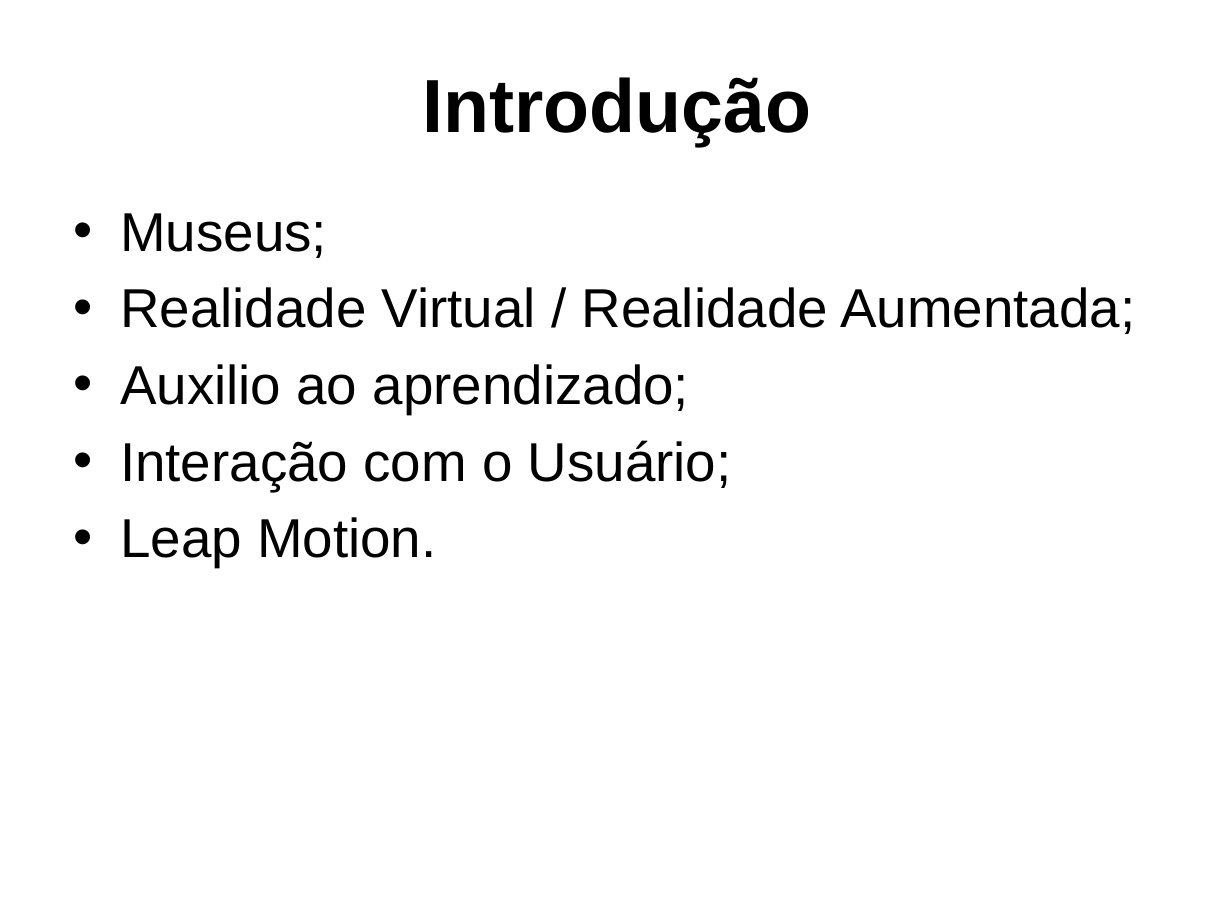
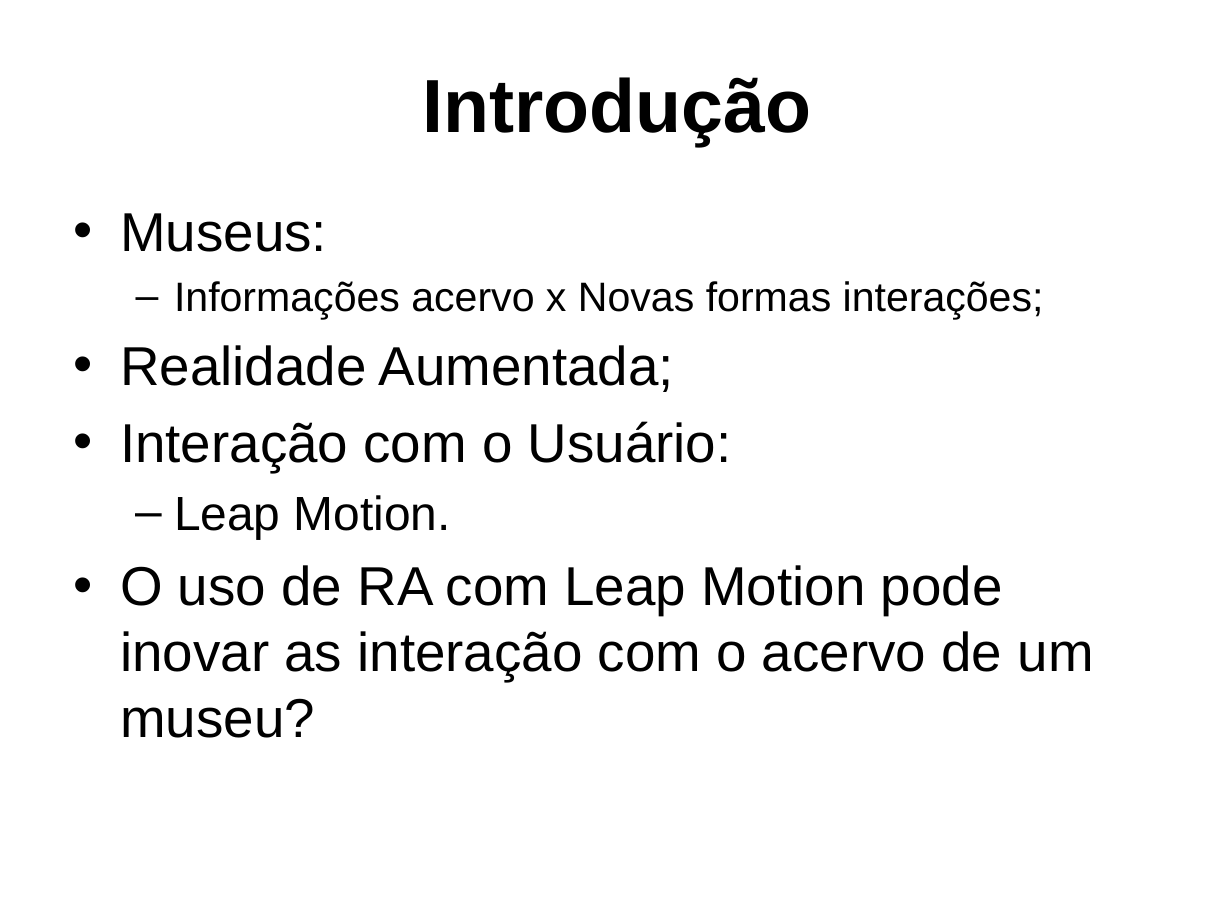
Before and after one commit to gcgfurb/tcc_JulioVicenteBrych, a slide deck: slide 3 of _julio/ApresentaçãoTCC-Julio_Vicente_Brych.pptx. Drawn at 1232x924 pixels with LibreOffice and Linux fonts; fonts in the diff are those of the drawing; background and template pictures are left out. Boxes give left, top, right and bottom in pixels: in the first picture for what was removed or moved away, otherwise in the second. Text is boxed around its words. In the diff, an @@ line names an element or a change of style, - is before the commit and + after.

```diff
--- a/_julio/ApresentaçãoTCC-Julio_Vicente_Brych.pptx
+++ b/_julio/ApresentaçãoTCC-Julio_Vicente_Brych.pptx
@@ text at (x1=120, y1=213, x2=1044, y2=472): text changed @@
-• Museus;
-• Realidade Virtual / Realidade Aumentada;
-• Auxilio ao aprendizado;
-• Interação com o Usuário;
+• Museus:
+  – Informações acervo x Novas formas interações;
+• Realidade Aumentada;
+• Interação com o Usuário:
@@ text at (x1=174, y1=495, x2=451, y2=539): size 32 to 28 pt in "Leap Motion."; bullet • to –; list level 1 to 2 in "Leap Motion." @@
@@ text at (x1=120, y1=565, x2=1094, y2=738): paragraph added @@
+• O uso de RA com Leap Motion pode inovar as interação com o acervo de um museu?
```
Also in this commit, not shown: 18 other slides changed, 2 slides added.
